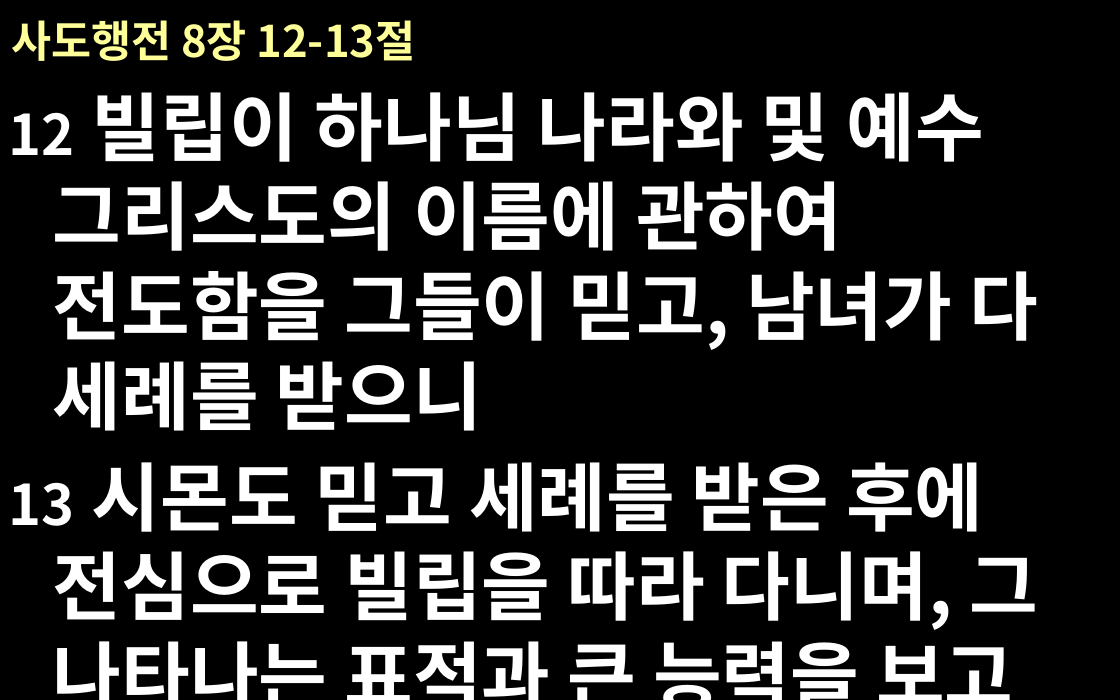
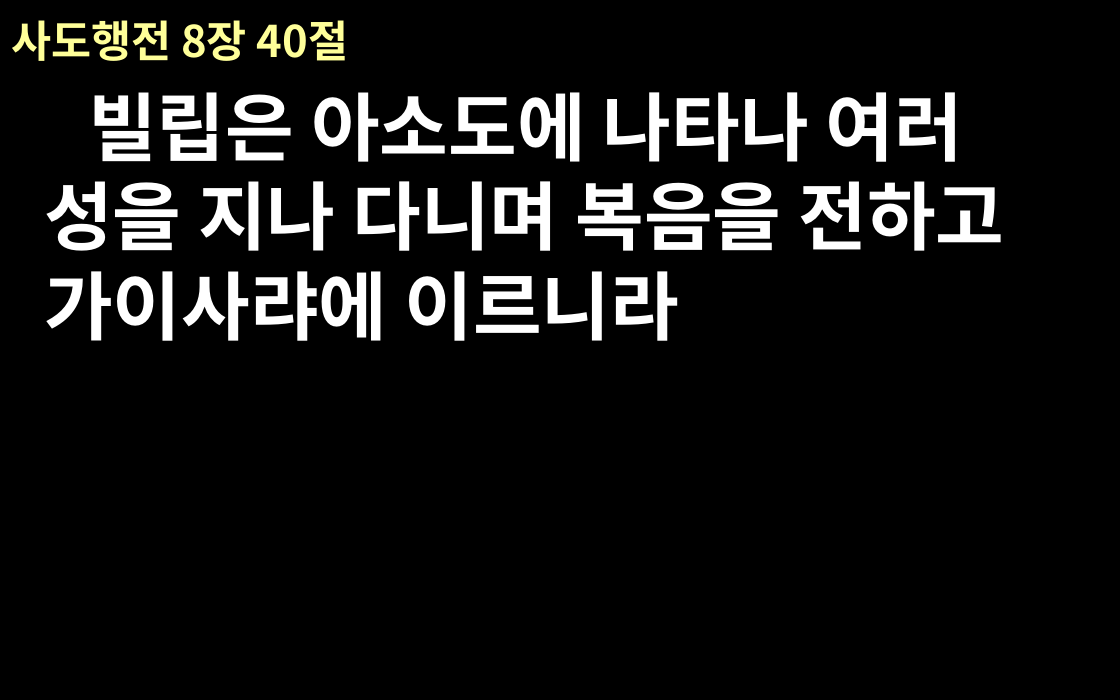
Before and after one commit to euskate/bible_ppt_class, a slide deck: slide 15 of new-file-name.pptx (slide 17 before the commit). Drawn at 1120x700 pixels with LibreOffice and Linux fonts; fonts in the diff are those of the drawing. Boxes give left, top, right and bottom in pixels: in the first picture for what was removed or moved away, otherwise in the second. Text is boxed around its words. In the diff, an @@ line names an element or a change of style, - is before the commit and + after.

```diff
--- a/new-file-name.pptx
+++ b/new-file-name.pptx
@@ title at (11, 20, 348, 61): text changed @@
-사도행전 8장 12-13절
+사도행전 8장 40절
@@ text at (44, 92, 1004, 341): text changed @@
-12 빌립이 하나님 나라와 및 예수 그리스도의 이름에 관하여 전도함을 그들이 믿고, 남녀가 다 세례를 받으니
-13 시몬도 믿고 세례를 받은 후에 전심으로 빌립을 따라 다니며, 그 나타나는 표적과 큰 능력을 보고 놀라니라
+빌립은 아소도에 나타나 여러 성을 지나 다니며 복음을 전하고 가이사랴에 이르니라
```
Also in this commit, not shown: 18 other slides changed, 2 slides added, 1 slide removed, 3 other files.
